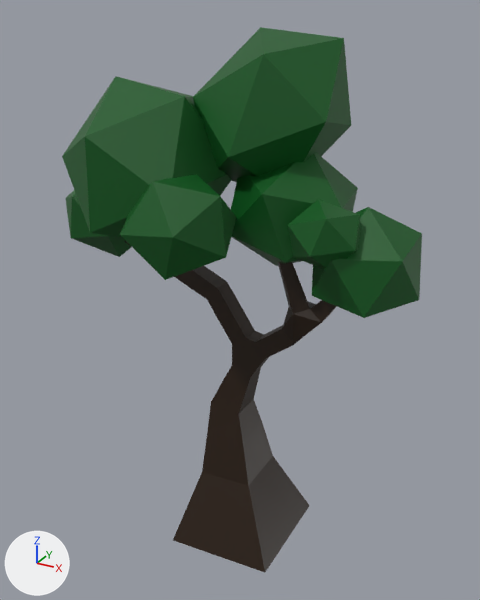
One commit to the Blender file TeamProject/BlenderFiles/tree1.blend: the scene before it, then after it.
One viewpoint serves both versions: a 50 mm camera at (3.03, -5.59, 5.75) aimed at (-0.03, -0.02, 2.96). The axes (+X, +Y, +Z) are drawn at lower left. The lights are the same throughout.
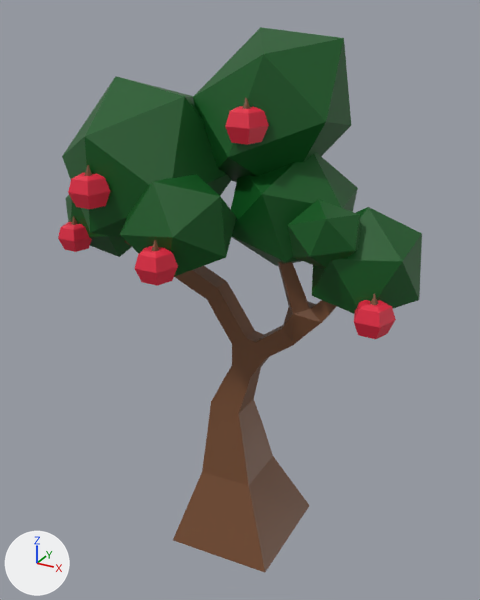
The change, as a diff of the scene's bpy script:
```diff
--- a/TeamProject/BlenderFiles/tree1.blend.py
+++ b/TeamProject/BlenderFiles/tree1.blend.py
@@ mat_material_002 @@
 mat_material_002 = principled_material('Material.002')
-mat_material_002.base_color = (0.0209, 0.0084, 0.00136)  # black #281704
+mat_material_002.base_color = (0.184, 0.0752, 0.0312)  # brown #774e31
@@ mat_material_004 @@
+mat_material_004 = principled_material('Material.004')
+mat_material_004.base_color = (0.8, 0.019, 0.0564)  # red #e72643
@@ me_sphere_005 @@
+me_sphere_005.from_pydata(...)  # 63 vertices, 70 faces; spans x -0.476..0.476, y -0.405..0.5, z -0.429..0.571
+# faces by material slot: [40, 30]
+me_sphere_005.materials.append(mat_material_002)  # brown #774e31
+me_sphere_005.materials.append(mat_material_004)  # red #e72643
@@ ob_apple @@
+ob_apple = bpy.data.objects.new('Apple', me_sphere_005)
+ob_apple.location = (-0.2, -1.21, 3.72)
+ob_apple.scale = (0.39, 0.39, 0.39)
@@ ob_apple_004 @@
+ob_apple_004 = bpy.data.objects.new('Apple.004', me_sphere_005.copy())
+ob_apple_004.location = (-0.98, -1.09, 4.25)
+ob_apple_004.scale = (0.39, 0.39, 0.39)
@@ ob_apple_003 @@
+ob_apple_003 = bpy.data.objects.new('Apple.003', me_sphere_005.copy())
+ob_apple_003.location = (-1.93, -0.32, 3.45)
+ob_apple_003.scale = (0.39, 0.39, 0.39)
@@ ob_apple_002 @@
+ob_apple_002 = bpy.data.objects.new('Apple.002', me_sphere_005.copy())
+ob_apple_002.location = (0.29, -0.49, 4.84)
+ob_apple_002.scale = (0.39, 0.39, 0.39)
@@ ob_apple_001 @@
+ob_apple_001 = bpy.data.objects.new('Apple.001', me_sphere_005.copy())
+ob_apple_001.location = (1.53, -0.48, 3.3)
+ob_apple_001.scale = (0.39, 0.39, 0.39)
```

Where the change shows, as pixel boxes [x1, y1, x2, y2] in the pictures (480 x 600 px):
'Cube', recoloured
    both: [125, 240, 337, 572]
'Apple.002', added (red)
    after: [225, 98, 269, 145]
    faces in mat_material_004 (red #e72643): [225, 106, 269, 145]
'Apple', added (red)
    after: [134, 240, 178, 286]
    faces in mat_material_004 (red #e72643): [134, 246, 178, 286]
'Apple.001', added (red)
    after: [354, 293, 396, 339]
    faces in mat_material_004 (red #e72643): [354, 300, 396, 339]
'Apple.004', added (red)
    after: [68, 165, 110, 209]
    faces in mat_material_004 (red #e72643): [68, 172, 110, 209]
'Apple.003', added (red)
    after: [58, 216, 92, 252]
    faces in mat_material_004 (red #e72643): [58, 221, 92, 252]
